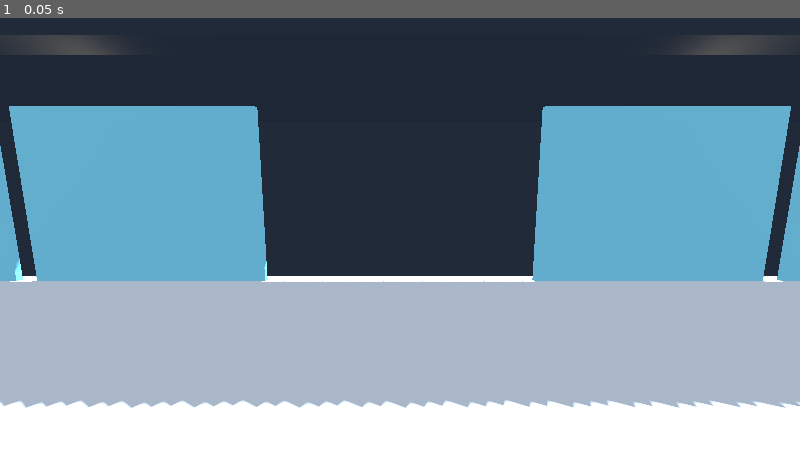
Above: before the commit, frame 1.
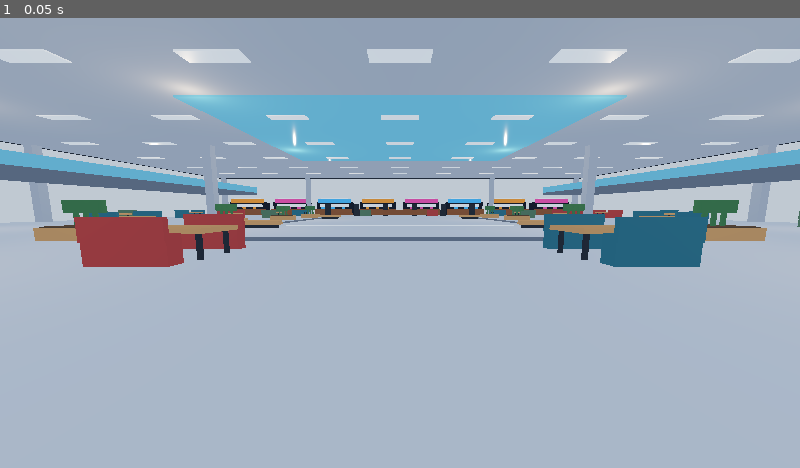
Above: after the commit, the same moment.

Repository: gggevego15-ui/How-to-MUKBANG
Game: Godot game, scene res://scenes/main.tscn
Same seed, same stepped clock (60 frames per second), same inputs: the game is played once before the commit and once after it.
Inputs:
- Up to frame 1 (0.05 s): no input

The runs differ from the first frame. In frame 1, 71% of the frame differs, in the area x 0-100%, y 0-100%.

Commit message:
Fix preview camera facing into mall

Diff:
--- a/scripts/mall.gd
+++ b/scripts/mall.gd
@@ -231,7 +231,7 @@
 	var camera := Camera3D.new()
 	camera.name = "PreviewCamera"
 	camera.position = Vector3(0, 1.62, 0)
-	camera.rotation_degrees = Vector3(-7, 180, 0)
+	camera.rotation_degrees = Vector3(-7, 0, 0)
 	camera.fov = 78.0
 	camera.current = true
 	rig.add_child(camera)
